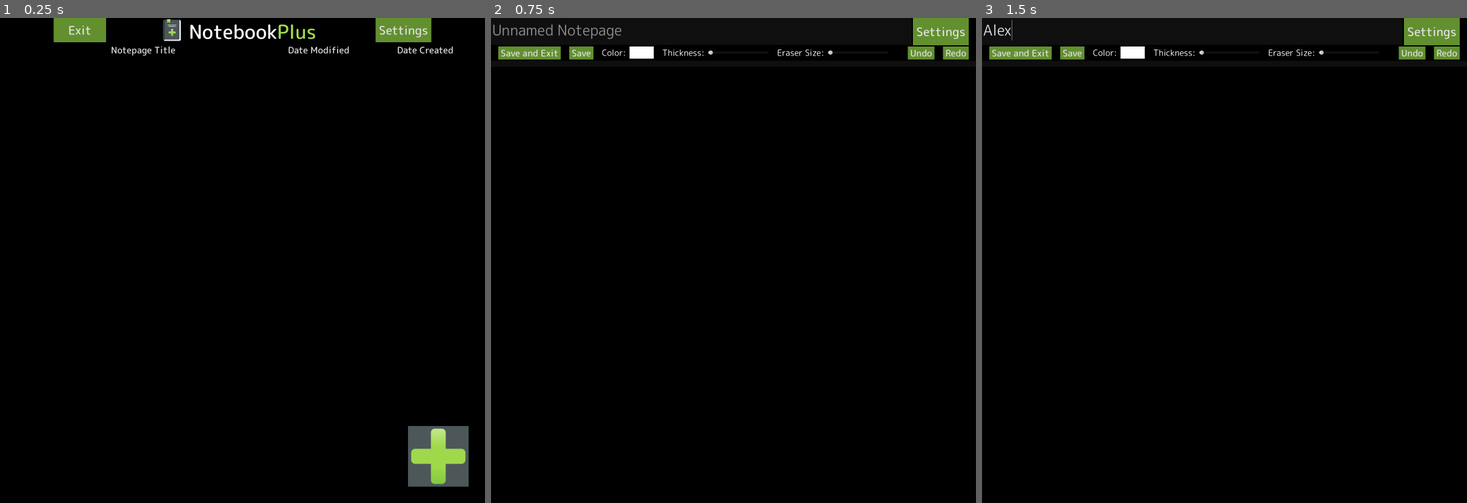
Above: before the commit, frames 1-3 (left to right).
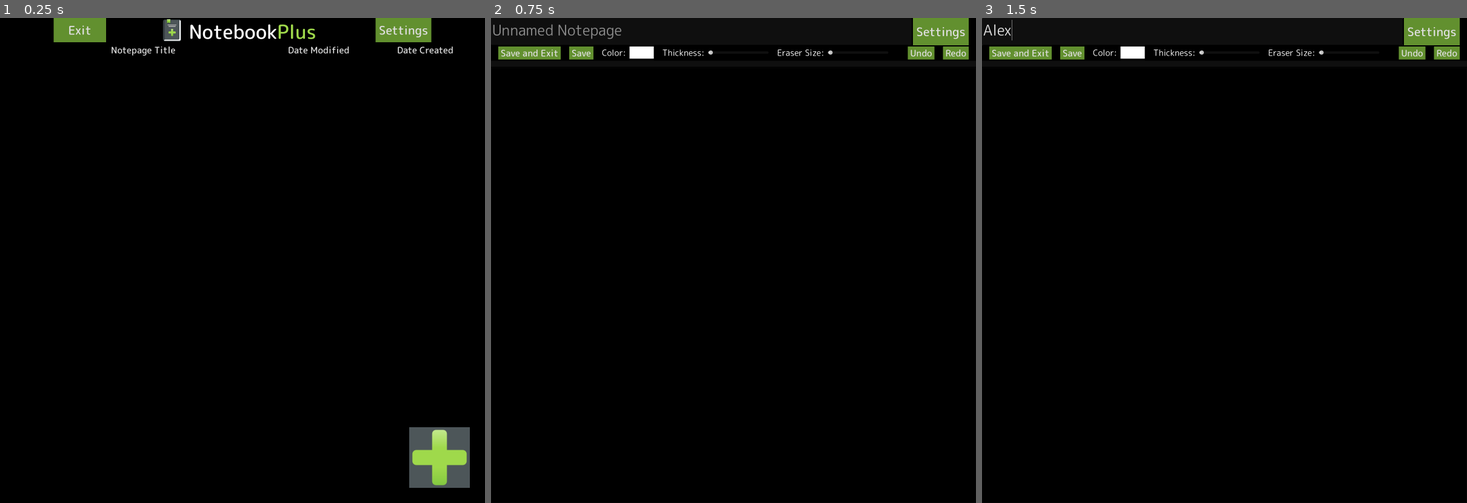
Above: after the commit, the same moments.

Repository: acmattson3/notebook-plus
Game: Godot game, scene res://menus/main_menu.tscn
The game is run twice, just before and just after one commit, with the same random seed, the same clock (stepped at 60 frames per second) and the same inputs.
Inputs (mouse positions are in pixels of both pictures, inside the frame that each line leads up to; where the layout moved, square brackets give the same spot in the first picture):
- Up to frame 1 (0.25 s): no input
- Up to frame 2 (0.75 s): click (932, 459) [927, 454] at 0.5 s
- Up to frame 3 (1.5 s): click (1190, 32) at 1.27 s; type "Alex" at 1.35 s

The runs differ from the first frame. In frame 1, 0.3% of the frame differs, in the area x 84-97%, y 84-97%; in frame 2, nothing differs; in frame 3, nothing differs.

Commit message:
fix: gate raw input via plugin active flag and stabilize InkCanvas - Add active/inactive gating to Android raw input plugin - Ensure InkCanvas explicitly enables recording/active on init - Disable plugin recording while in MainMenu/Settings and re-enable on notepage - Add optional raw-status debug label toggle - Update build script to force rawinput AAR rebuild and bump export AAR path

Diff:
--- a/demo/controls/ink_canvas.gd
+++ b/demo/controls/ink_canvas.gd
@@ -16,7 +16,7 @@
 @export var side_margin_px: float = 0.0
 
 @export var pen_color: Color = Color(1, 1, 1, 1)
-@export var pen_thickness: float = 5.0
+@export var pen_thickness: float = 2.0
 
 @export var eraser_radius_px: float = 18.0
 @export var scroll_clamp_top: float = 0.0
@@ -39,6 +39,7 @@
 @export var use_tile_cache: bool = true
 @export var show_tile_debug_overlay: bool = false
 @export var tile_cache_to_disk: bool = false
+@export var tile_cache_capsule_raster: bool = false
 
 # -----------------------------
 # Internal state
@@ -75,6 +76,8 @@
 
 var _mouse_scroll_active: bool = false
 var _debug_label: Label = null
+@onready var _status_label: Label = %DebugLabel
+@export var debug_raw_status: bool = false
 var _raw_input: Object = null
 var _raw_input_active: bool = false
 var _last_raw_event_msec: int = 0
@@ -94,6 +97,7 @@
 var _tile_cache_dirty: bool = true
 var _tile_cache_note_id: String = ""
 var _tile_cache_manifest_dirty: bool = false
+var _ui_scale_factor: float = 1.0
 
 # Android MotionEvent constants (subset)
 const RAW_ACTION_DOWN := 0
@@ -113,8 +117,10 @@
 # -----------------------------
 func _ready() -> void:
 	EventBus.cache_tile_size_updated.connect(set_tile_size_px)
+	EventBus.ui_scale_updated.connect(_apply_ui_scale_override)
 	var saved_tile_size = int(EventBus.get_setting("tile_size", _tile_size_px))
 	set_tile_size_px(saved_tile_size)
+	_apply_ui_scale_override(float(EventBus.get_setting("ui_scale", 1.0)))
 	EventBus.toggle_debug_lines.connect(_on_toggle_debug_lines)
 
 	mouse_filter = Control.MOUSE_FILTER_STOP
@@ -127,6 +133,10 @@
 		_emit_raw_status("singleton_loaded")
 		if _raw_input != null and _raw_input.has_method("clear_events"):
 			_raw_input.clear_events()
+		if _raw_input != null:
+			_raw_input.set_recording_enabled(true)
+			_raw_input.set_active(true)
+		set_raw_input_active(true)
 	if OS.is_debug_build():
 		_debug_label = Label.new()
 		_debug_label.name = "InputDebug"
@@ -136,13 +146,34 @@
 		_debug_label.add_theme_color_override("font_color", Color(1, 1, 1, 0.8))
 		add_child(_debug_label)
 	queue_redraw()
+	visibility_changed.connect(_on_visibility_changed)
 
 func _on_toggle_debug_lines(showing: bool) -> void:
 	show_tile_debug_overlay = showing
 	queue_redraw()
 
 func _process(_delta: float) -> void:
+	_try_init_raw_input()
 	_poll_android_raw_input()
+	_ensure_ui_scale_override()
+
+func _enter_tree() -> void:
+	set_raw_input_active(true)
+
+func _exit_tree() -> void:
+	set_raw_input_active(false)
+
+func _on_visibility_changed() -> void:
+	set_raw_input_active(is_visible_in_tree())
+
+func _apply_ui_scale_override(new_scale: float) -> void:
+	_ui_scale_factor = max(0.01, new_scale)
+	_ensure_ui_scale_override()
+
+func _ensure_ui_scale_override() -> void:
+	var target = Vector2(1.0 / _ui_scale_factor, 1.0 / _ui_scale_factor)
+	if scale != target:
+		scale = target
 
 func _notification(what: int) -> void:
 	if what == NOTIFICATION_RESIZED and debug_input:
@@ -1010,10 +1041,14 @@
 			_raw_input.clear_events()
 		return
 	if _raw_input == null:
+		if debug_raw_status and _status_label:
+			_status_label.text = "raw: singleton_missing"
 		_emit_raw_status("singleton_missing")
 		return
 	var events = _raw_input.poll_events()
 	if events == null:
+		if debug_raw_status and _status_label:
+			_status_label.text = "raw: poll_null"
 		_emit_raw_status("poll_null")
 		return
 	var now = Time.get_ticks_msec()
@@ -1023,10 +1058,17 @@
 		var status = "no_events"
 		if _raw_input.has_method("get_status"):
 			status = "no_events:" + str(_raw_input.get_status())
+		else:
+			status = "no_events:no_status_method active=" + str(_raw_input.has_method("set_active")) + " rec=" + str(_raw_input.has_method("set_recording_enabled"))
+		if debug_raw_status and _status_label:
+			var stamp = str(Time.get_ticks_msec() % 100000)
+			_status_label.text = "raw: %s v=debug2 t=%s" % [status, stamp]
 		_emit_raw_status(status)
 		return
 	_raw_input_active = true
 	_last_raw_event_msec = now
+	if debug_raw_status and _status_label and _raw_input.has_method("get_status"):
+		_status_label.text = "raw: " + str(_raw_input.get_status())
 	for e in events:
 		if typeof(e) != TYPE_DICTIONARY:
 			continue
@@ -1189,6 +1231,28 @@
 func _raw_to_local(raw_pos: Vector2) -> Vector2:
 	return get_global_transform_with_canvas().affine_inverse() * raw_pos
 
+func _try_init_raw_input() -> void:
+	if _raw_input != null:
+		return
+	if not use_android_raw_input:
+		return
+	if not Engine.has_singleton("NotebookPlusRawInput"):
+		return
+	_raw_input = Engine.get_singleton("NotebookPlusRawInput")
+	if _raw_input == null:
+		return
+	_emit_raw_status("singleton_loaded")
+	if _raw_input.has_method("clear_events"):
+		_raw_input.clear_events()
+	_raw_input.set_recording_enabled(true)
+	_raw_input.set_active(true)
+	set_raw_input_active(true)
+
+func set_raw_input_active(active: bool) -> void:
+	if _raw_input == null:
+		return
+	_raw_input.set_active(active)
+
 func _is_emulated_mouse(e: InputEvent) -> bool:
 	if not e.has_method("is_emulated"):
 		return false
@@ -1624,16 +1688,20 @@
 	return pen_color
 
 func _rasterize_line_into_image(image: Image, a: Vector2, b: Vector2, color: Color, thickness: int) -> void:
+	var radius = max(1.0, float(thickness) * 0.5)
 	var dist = a.distance_to(b)
 	if dist <= 0.001:
-		_draw_circle_image(image, a, max(1.0, float(thickness) * 0.5), color)
-		return
-	var step = max(1.0, float(thickness) * 0.5)
+		_draw_circle_image(image, a, radius, color)
+		return
+	if tile_cache_capsule_raster:
+		_draw_capsule_image(image, a, b, radius, color)
+		return
+	var step = max(1.0, radius)
 	var steps = int(ceil(dist / step))
 	for i in range(steps + 1):
 		var t = float(i) / float(steps)
 		var p = a.lerp(b, t)
-		_draw_circle_image(image, p, max(1.0, float(thickness) * 0.5), color)
+		_draw_circle_image(image, p, radius, color)
 
 func _draw_circle_image(image: Image, center: Vector2, radius: float, color: Color) -> void:
 	var r = int(ceil(radius))
@@ -1651,6 +1719,24 @@
 		for x in range(min_x, max_x + 1):
 			var dx = float(x - cx)
 			if dx * dx + dy * dy <= r2:
+				image.set_pixel(x, y, color)
+
+func _draw_capsule_image(image: Image, a: Vector2, b: Vector2, radius: float, color: Color) -> void:
+	var r = max(1.0, radius)
+	var min_x = int(floor(min(a.x, b.x) - r))
+	var max_x = int(ceil(max(a.x, b.x) + r))
+	var min_y = int(floor(min(a.y, b.y) - r))
+	var max_y = int(ceil(max(a.y, b.y) + r))
+	min_x = clamp(min_x, 0, image.get_width() - 1)
+	max_x = clamp(max_x, 0, image.get_width() - 1)
+	min_y = clamp(min_y, 0, image.get_height() - 1)
+	max_y = clamp(max_y, 0, image.get_height() - 1)
+	var r2 = r * r
+	for y in range(min_y, max_y + 1):
+		var py = float(y) + 0.5
+		for x in range(min_x, max_x + 1):
+			var px = float(x) + 0.5
+			if _dist2_point_to_segment(Vector2(px, py), a, b) <= r2:
 				image.set_pixel(x, y, color)
 
 func _compute_strokes_hash() -> String:
--- a/demo/controls/ink_canvas.tscn
+++ b/demo/controls/ink_canvas.tscn
@@ -13,3 +13,11 @@
 size_flags_horizontal = 3
 size_flags_vertical = 3
 script = ExtResource("1_jc6h3")
+
+[node name="DebugLabel" type="Label" parent="."]
+unique_name_in_owner = true
+visible = false
+layout_mode = 0
+offset_right = 40.0
+offset_bottom = 24.0
+text = "Jones BBQ and Foot Massage"
--- a/demo/menus/main_menu.gd
+++ b/demo/menus/main_menu.gd
@@ -232,8 +232,9 @@
 func _disable_raw_input_recording() -> void:
 	if Engine.has_singleton("NotebookPlusRawInput"):
 		var raw: Object = Engine.get_singleton("NotebookPlusRawInput")
-		if raw != null and raw.has_method("set_recording_enabled"):
+		if raw != null:
 			raw.set_recording_enabled(false)
+			raw.set_active(false)
 
 func _on_new_notepage_button_pressed() -> void:
 	_clear_raw_input_cache()
--- a/demo/menus/main_menu.tscn
+++ b/demo/menus/main_menu.tscn
@@ -126,29 +126,23 @@
 layout_mode = 2
 size_flags_horizontal = 3
 
-[node name="HBoxContainer2" type="HBoxContainer" parent="VBoxContainer"]
+[node name="MarginContainer" type="MarginContainer" parent="."]
 layout_mode = 2
+size_flags_horizontal = 8
+size_flags_vertical = 8
+theme_override_constants/margin_right = 50
+theme_override_constants/margin_bottom = 50
 
-[node name="Control" type="Control" parent="VBoxContainer/HBoxContainer2"]
-layout_mode = 2
-size_flags_horizontal = 3
-
-[node name="NewNotepageButton" type="Button" parent="VBoxContainer/HBoxContainer2"]
+[node name="NewNotepageButton" type="Button" parent="MarginContainer"]
 custom_minimum_size = Vector2(200, 200)
 layout_mode = 2
+size_flags_horizontal = 8
+size_flags_vertical = 8
 theme_override_styles/normal = SubResource("StyleBoxFlat_fu7sn")
 theme_override_styles/pressed = SubResource("StyleBoxFlat_nlkkf")
 icon = ExtResource("3_jix8l")
 icon_alignment = 1
 expand_icon = true
-
-[node name="Control2" type="Control" parent="VBoxContainer/HBoxContainer2"]
-custom_minimum_size = Vector2(50, 0)
-layout_mode = 2
-
-[node name="Control" type="Control" parent="VBoxContainer"]
-custom_minimum_size = Vector2(0, 50)
-layout_mode = 2
 
 [node name="SettingsMenu" parent="." instance=ExtResource("4_rqbgu")]
 visible = false
@@ -159,4 +153,4 @@
 [connection signal="pressed" from="VBoxContainer/VBoxContainer/HBoxContainer/TitleSortButton" to="." method="_on_title_sort_button_pressed"]
 [connection signal="pressed" from="VBoxContainer/VBoxContainer/HBoxContainer/DateModifiedSortButton" to="." method="_on_date_modified_sort_button_pressed"]
 [connection signal="pressed" from="VBoxContainer/VBoxContainer/HBoxContainer/DateCreatedSortButton" to="." method="_on_date_created_sort_button_pressed"]
-[connection signal="pressed" from="VBoxContainer/HBoxContainer2/NewNotepageButton" to="." method="_on_new_notepage_button_pressed"]
+[connection signal="pressed" from="MarginContainer/NewNotepageButton" to="." method="_on_new_notepage_button_pressed"]
--- a/demo/menus/notepage.gd
+++ b/demo/menus/notepage.gd
@@ -8,7 +8,6 @@
 var _dirty: bool = false
 var _autosave_timer: Timer
 var _pending_note: Dictionary = {}
-var _debugging: bool = false
 
 @onready var _title_text: TextEdit = %TitleTextEdit
 
@@ -23,10 +22,10 @@
 		ink_canvas.dirty_changed.connect(_on_canvas_dirty_changed)
 		ink_canvas.strokes_changed.connect(_on_canvas_strokes_changed)
 		ink_canvas.gui_input.connect(_on_ink_canvas_gui_input)
-		if not ink_canvas.touch_state_changed.is_connected(_on_ink_canvas_touch_state_changed):
-			ink_canvas.touch_state_changed.connect(_on_ink_canvas_touch_state_changed)
 		ink_canvas.reset_input_state()
 		_enable_raw_input_recording()
+	if $SettingsMenu:
+		$SettingsMenu.visibility_changed.connect(_on_settings_menu_visibility_changed)
 
 	if _title_text:
 		_title_text.text_changed.connect(_on_title_changed)
@@ -162,18 +161,22 @@
 	root.add_child(instance)
 	tree.current_scene = instance
 
-func _on_ink_canvas_touch_state_changed(state: Dictionary) -> void:
-	if not _debugging:
-		return
-	%DebugLabel.text = ""
-	for key in state.keys():
-		%DebugLabel.text += str(key) + ": " + str(state[key]) + ";  "
-
 func _enable_raw_input_recording() -> void:
 	if Engine.has_singleton("NotebookPlusRawInput"):
 		var raw: Object = Engine.get_singleton("NotebookPlusRawInput")
-		if raw != null and raw.has_method("set_recording_enabled"):
+		if raw != null:
 			raw.set_recording_enabled(true)
+			raw.set_active(true)
+	if ink_canvas:
+		ink_canvas.set_raw_input_active(true)
+
+func _on_settings_menu_visibility_changed() -> void:
+	if not ink_canvas:
+		return
+	if $SettingsMenu.visible:
+		ink_canvas.set_raw_input_active(false)
+	else:
+		ink_canvas.set_raw_input_active(true)
 
 func _on_thickness_slider_value_changed(value: float) -> void:
 	ink_canvas.set_pen_thickness(value)
--- a/demo/menus/notepage.tscn
+++ b/demo/menus/notepage.tscn
@@ -151,16 +151,8 @@
 layout_mode = 2
 color = Color(0.05882353, 0.05882353, 0.05882353, 1)
 
-[node name="DebugLabel" type="Label" parent="MainContainer/TopBarContainer"]
-unique_name_in_owner = true
-visible = false
-layout_mode = 2
-text = "Jones BBQ and Foot Massage"
-autowrap_mode = 2
-
 [node name="InkCanvas" parent="MainContainer" instance=ExtResource("1_2o28d")]
 layout_mode = 2
-size_flags_horizontal = 1
 
 [node name="SettingsMenu" parent="." instance=ExtResource("3_c8q2x")]
 visible = false
Not shown, changed: demo/addons/notebookplus_raw_input/export_plugin.gd
Not shown, changed: build_rawinput.ps1
Not shown, changed: src/rawinput/src/main/java/com/notebookplus/rawinput/NotebookPlusRawInputPlugin.kt
